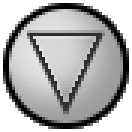
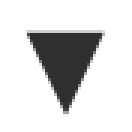
Layers edited between the first and the second 132px x 132px image:
hid "twisties border" over (x1=3, y1=3, x2=129, y2=129)
added layer "twisties down copy" above "twisties down" over (x1=24, y1=30, x2=105, y2=117)
hid "twisties down" over (x1=24, y1=30, x2=105, y2=117)
hid "twisties bg shine" over (x1=3, y1=3, x2=129, y2=129)
hid "twisties downinner copy" over (x1=33, y1=36, x2=96, y2=102)
hid "twisties bg" over (x1=3, y1=3, x2=129, y2=129)
